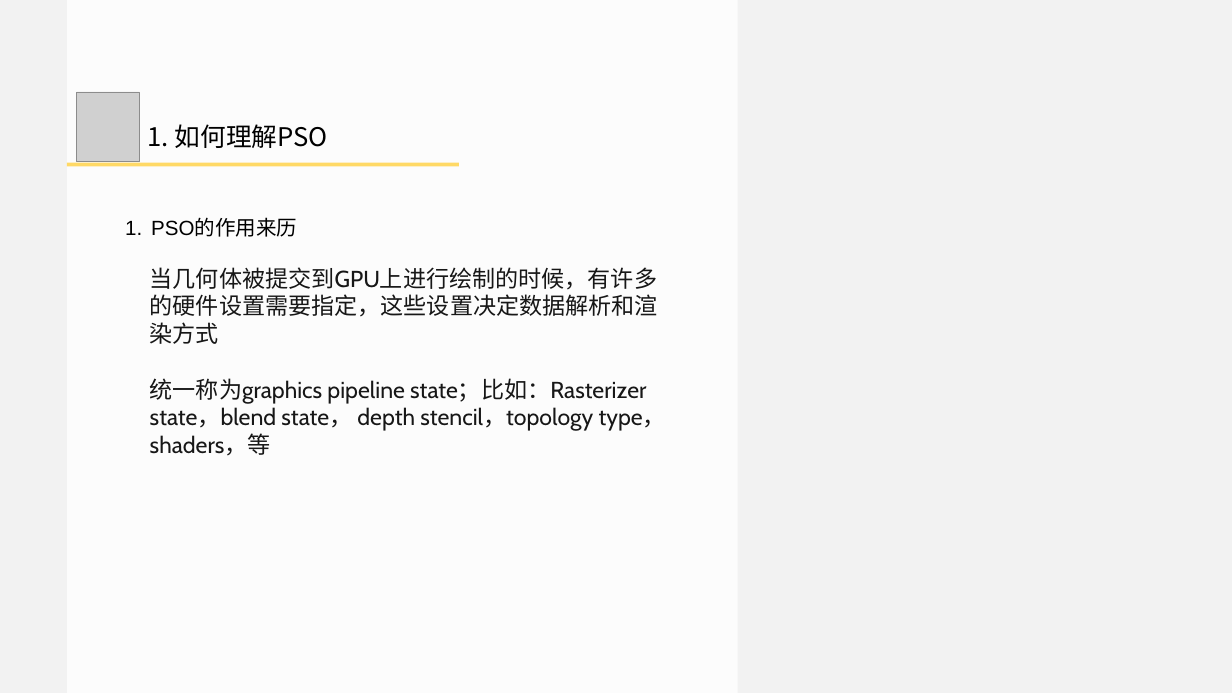
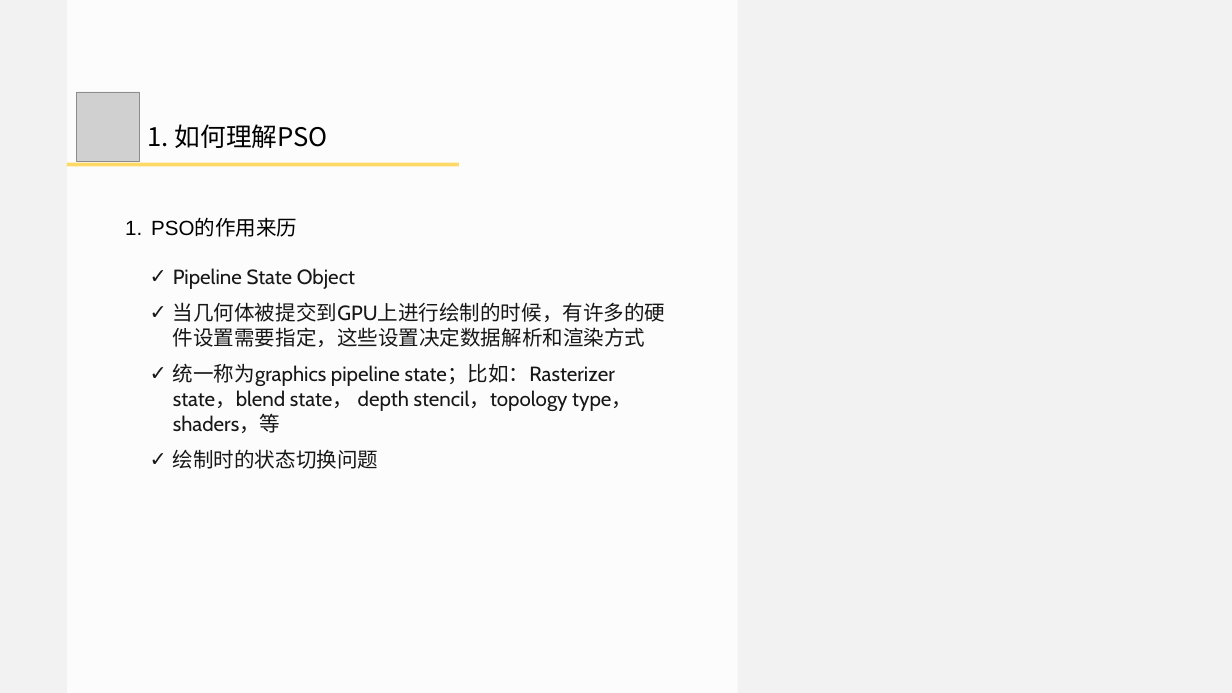
Before and after one commit to doomlover/KSGameEngineTutorials, a slide deck: slide 24 of PPTs/03.深入DX12绘制一.pptx (slide 19 before the commit). Drawn at 1232x693 pixels with LibreOffice and Linux fonts; fonts in the diff are those of the drawing; grey boxes stand for pictures. Boxes give left, top, right and bottom in pixels: in the first picture for what was removed or moved away, otherwise in the second. Text is boxed around its words. In the diff, an @@ line names an element or a change of style, - is before the commit and + after.

```diff
--- a/PPTs/03.深入DX12绘制一.pptx
+++ b/PPTs/03.深入DX12绘制一.pptx
@@ text at [173,268,355,289]: paragraph added @@
+✓ Pipeline State Object
@@ text at [173,302,665,433]: size 36 to 32 pt in "当几何体被提交到GPU上进行绘制的时候，有许多的硬件设置需要指定，这些设置决定数据解析和渲染方式", "统一称为graphics pipeline state；比如：Rasterizer state，blend state， ..."; bullet none to ✓; more space between paragraphs @@
@@ text at [173,449,378,469]: paragraph added @@
+✓ 绘制时的状态切换问题
```
Also in this commit, not shown: 16 other slides changed, 5 slides added, 1 slide removed, 1 other file.
